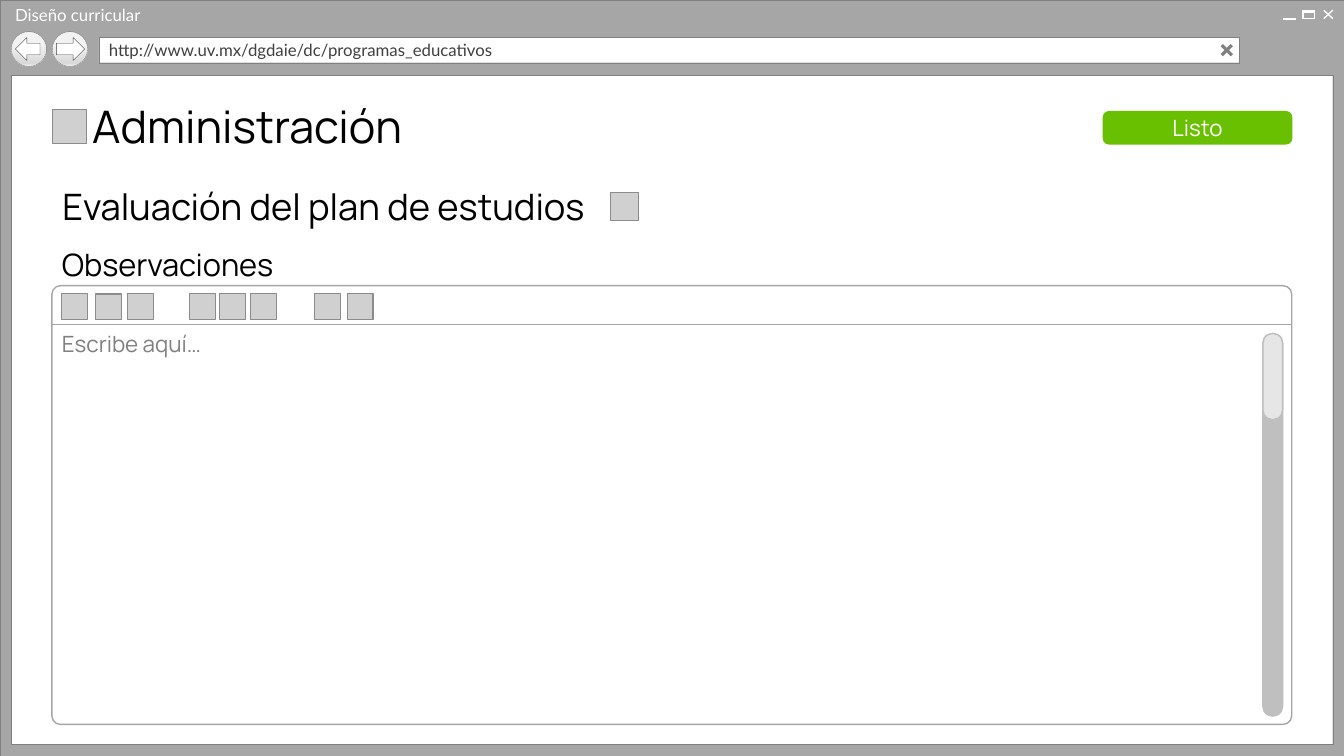
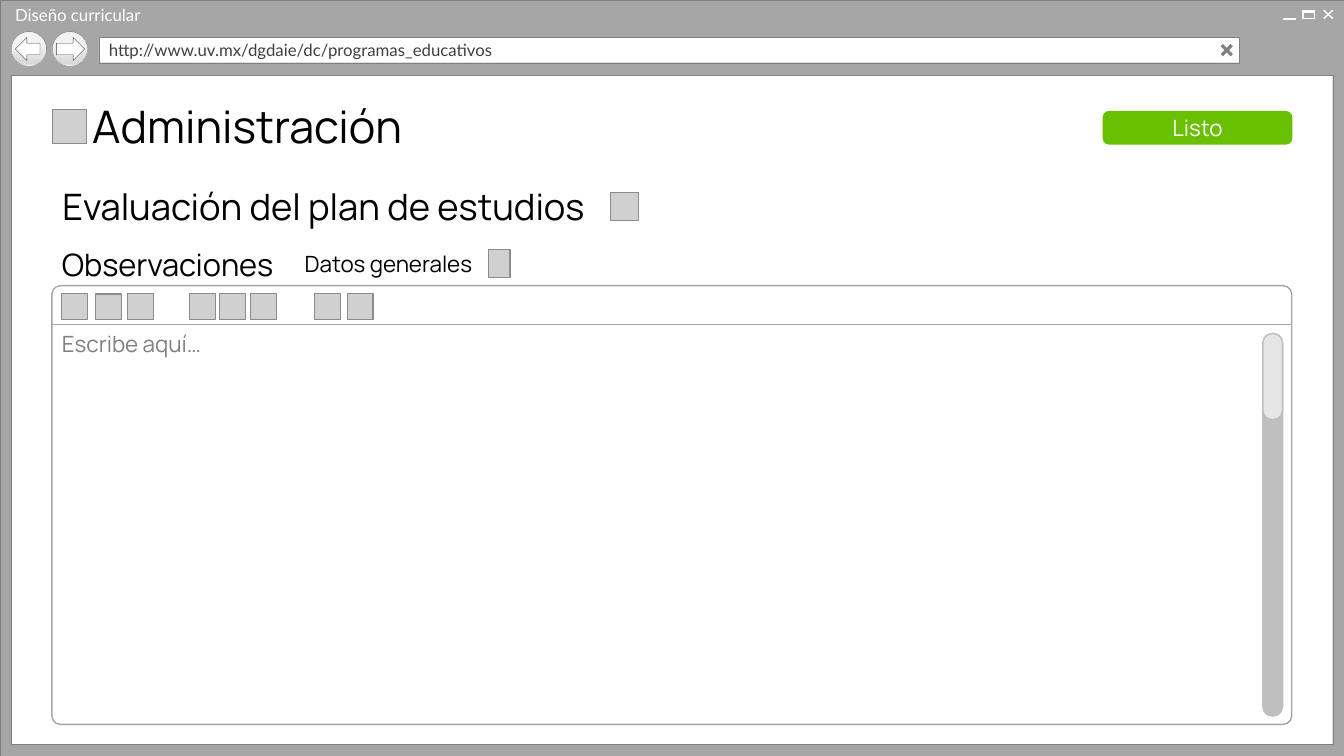
Before and after one commit to Senzho/DISENO_CURRICULAR_SS_05_2019, a slide deck: slide 15 of Diseño/Prototipos V2.pptx. Drawn at 1344x756 pixels with LibreOffice and Linux fonts; fonts in the diff are those of the drawing; grey boxes stand for pictures; background and template pictures are left out. Boxes give left, top, right and bottom in pixels: in the first picture for what was removed or moved away, otherwise in the second. Text is boxed around its words. In the diff, an @@ line names an element or a change of style, - is before the commit and + after.

```diff
--- a/Diseño/Prototipos V2.pptx
+++ b/Diseño/Prototipos V2.pptx
@@ text added at (305,255,472,278), 16 pt, text #000000 @@
+Datos generales
@@ picture added at (488,250,510,278) @@
```
Also in this commit, not shown: 1 other slide changed, 1 other file.
